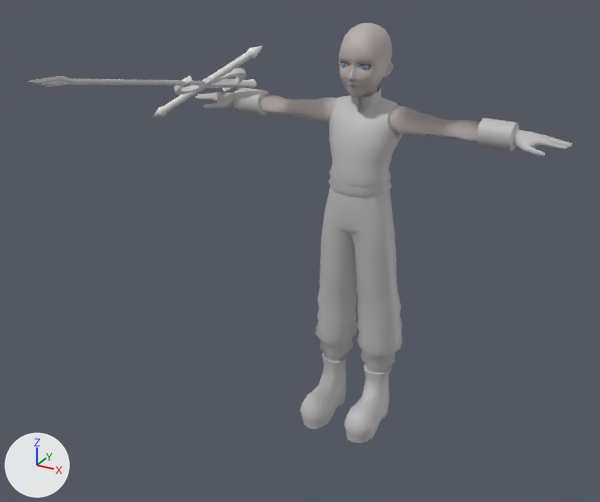
Renders of the FBX model Assets/5_Watanabe/Player/PlayerModel.fbx from each side of a commit.
Both versions are drawn from a 50 mm lens placed at (1.28, -2.8, 2.1), pointed at (-0.08, -0.33, 0.87). Every picture has the same lights, and +X, +Y and +Z are marked at lower left. Where no turn or scale is listed for an object, it has been applied to the vertices.

Names of what the first picture shows: 'arms', 'buki:tatemaru', 'face', 'hands', 'pants', 'shoes', 'vest'.
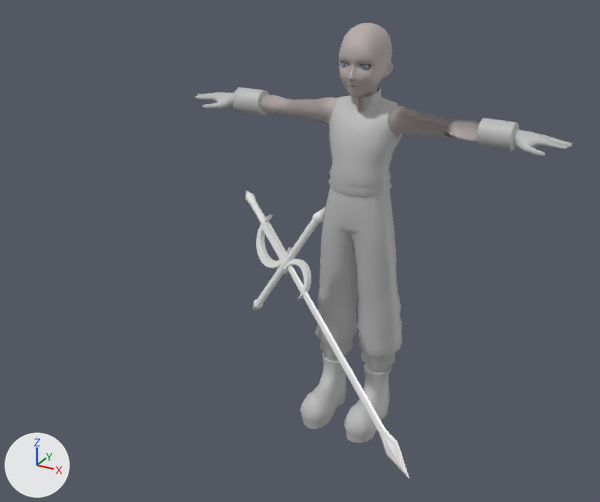
Edits to the bpy script that builds the scene:
```text
Change me_mesh_013:
    used by ob_buki_tatemaru; parent = ob_locator1; location = (0.0, 4.23, 0.0); rotation_euler = (-1.571, 0.781, 0.0), in degrees (-90, 45, 0); scale = (0.105, 0.105, 0.105)
    remove me_mesh_013.from_pydata(...)  # 329 vertices, 348 faces; spans x -2.1..2.1, y -30.0..30.0, z -70.9..70.9
    add me_mesh_013.from_pydata(...)  # 50 vertices, 60 faces; spans x -2.1..2.1, y -20.0..20.0, z -2.1..2.1
    me_mesh_013 part 1: the loose piece of 50 vertices spanning x -2.1..2.1, y -2.1..2.1, z -70.9..-48.9 is multiplied about its middle by the matrix ((1.0, 0.0, 0.0), (0.0, 0.0, 1.825), (0.0, -1.0, 0.0)), then moved by (0.0, 0.0, 59.9)
    me_mesh_013 part 2: 7 loose pieces with 279 vertices, spanning x -2.1..2.1, y -30.0..30.0, z -51.2..70.9, are deleted
Change me_mesh_008:
    where me_mesh_008.from_pydata(...)  # 244 vertices, 230 faces; spans x -0.452..0.452, y -0.019..0.097, z 1.238..1.358
    me_mesh_008 part 3: its shading normals changed
Add me_mesh_015:
    me_mesh_015.from_pydata([(-0.069, 0.067, 0.053), (-0.08, 0.044, 0.061), (0.094, -0.042, -0.038), (0.083, -0.066, -0.029), (0.08, -0.044, -0.061), (0.069, -0.067, -0.053), (-0.083, 0.066, 0.029), (-0.094, 0.042, 0.038)], [], [(0, 1, 3, 2), (2, 3, 5, 4), (4, 5, 7, 6), (6, 7, 1, 0), (1, 7, 5, 3), (6, 0, 2, 4)])
    me_mesh_015.materials.append(mat_buki_standardsurface2)  # white #e7e7e7
Change ob_buki_tatemaru:
    ob_buki_tatemaru.rotation_euler: (-1.571, 0.781, 0.0) -> (0.0, 0.0, 0.0)  # degrees (-90, 45, 0) -> degrees (0, 0, 0)
    ob_buki_tatemaru.parent: ob_locator1 -> ob_buki_sword
    ob_buki_tatemaru.location: (0.0, 4.23, 0.0) -> (0.0, -10.91, 0.0)
    ob_buki_tatemaru.scale: (0.105, 0.105, 0.105) -> (1.0, 0.548, 1.0)
Add ob_buki_sword:
    ob_buki_sword = bpy.data.objects.new('buki:sword', None)
    ob_buki_sword.location = (-0.368, -0.1, 0.831)
    ob_buki_sword.rotation_euler = (-0.458, -0.321, -2.01)  # degrees (-26, -18, -115)
    ob_buki_sword.scale = (0.01, 0.01, 0.01)
Add ob_buki_moon:
    ob_buki_moon = bpy.data.objects.new('buki:moon', me_mesh_018)  # 80 vertices, 80 faces; spans x -0.104..0.104, y -0.065..0.065, z -0.107..0.091; in mat_buki_standardsurface2 (white #e7e7e7)
    ob_buki_moon.location = (-0.303, -0.144, 0.794)
Add ob_buki_yaiba:
    ob_buki_yaiba = bpy.data.objects.new('buki:yaiba', me_mesh_016)  # 27 vertices, 26 faces; spans x -0.384..0.376, y -0.254..0.259, z -0.21..0.223; in mat_buki_standardsurface2 (white #e7e7e7)
    ob_buki_yaiba.location = (0.157, -0.455, 0.537)
Add ob_buki_tateshikaku:
    ob_buki_tateshikaku = bpy.data.objects.new('buki:tateshikaku', me_mesh_015)
    ob_buki_tateshikaku.location = (-0.296, -0.149, 0.79)
Add ob_buki_yokobou:
    ob_buki_yokobou = bpy.data.objects.new('buki:yokobou', me_mesh_014)  # 74 vertices, 84 faces; spans x -0.156..0.156, y -0.038..0.038, z -0.255..0.255; in mat_buki_standardsurface2 (white #e7e7e7)
    ob_buki_yokobou.location = (-0.211, -0.206, 0.743)
Add ob_buki_ishi:
    ob_buki_ishi = bpy.data.objects.new('buki:ishi', me_mesh_017)  # 10 vertices, 12 faces; spans x -0.0547..0.0501, y -0.0424..0.0328, z -0.0278..0.0314; in mat_buki_standardsurface2 (white #e7e7e7)
    ob_buki_ishi.location = (0.446, -0.643, 0.376)
Add ob_buki_moon1:
    ob_buki_moon1 = bpy.data.objects.new('buki:moon1', me_mesh_019)  # 80 vertices, 80 faces; spans x -0.075..0.075, y -0.048..0.048, z -0.065..0.077; in mat_buki_standardsurface2 (white #e7e7e7)
    ob_buki_moon1.location = (-0.143, -0.252, 0.705)
```

What differs and where, as boxes [x1, y1, x2, y2] in the pictures (600 x 502 px; the box of a moved part takes in the faces that stretch with it):
'arms', shading changed: [261, 95, 477, 141] in both
'buki:tatemaru', reshaped, moved, rescaled, turned: before [28, 46, 263, 118]; after [245, 190, 269, 226]
'buki:yaiba', added: after [287, 265, 409, 478]
'buki:yokobou', added: after [252, 207, 325, 313]
'buki:moon', added: after [256, 215, 292, 268]
'buki:tateshikaku', added: after [261, 221, 286, 263]
'buki:moon1', added: after [283, 259, 311, 299]
'buki:ishi', added: after [383, 435, 399, 462]
part 1 of me_mesh_013, moved or reshaped: before [233, 79, 257, 88]; after [245, 190, 269, 226]
part 2 of me_mesh_013, deleted: before [28, 46, 263, 118]
